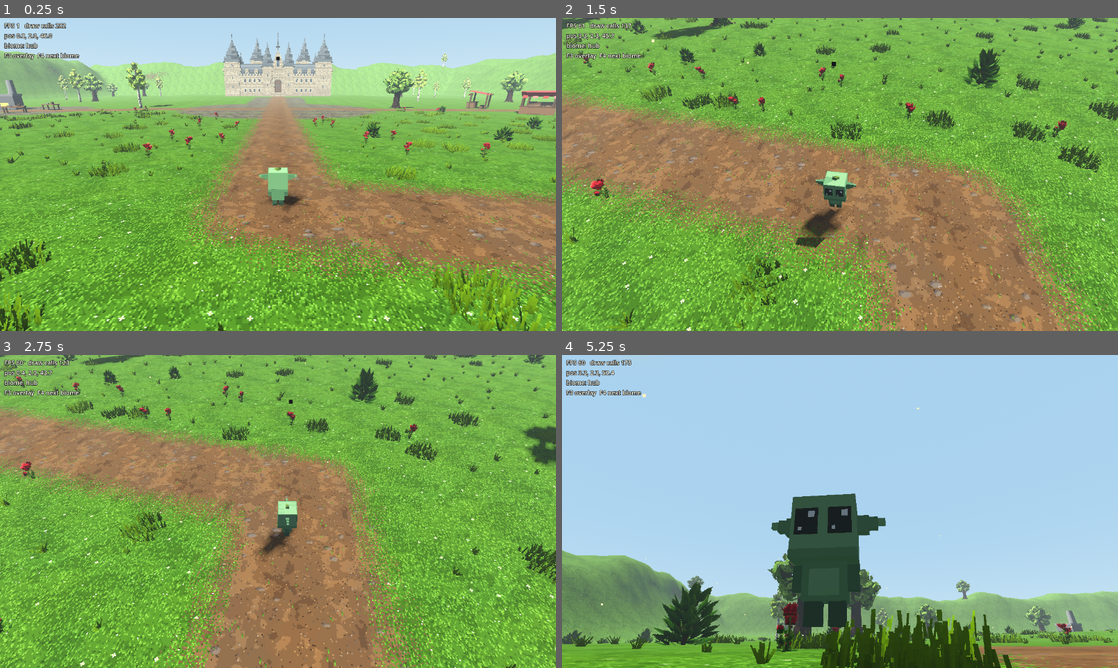
Above: before the commit, frames 1-4 (two rows, left to right).
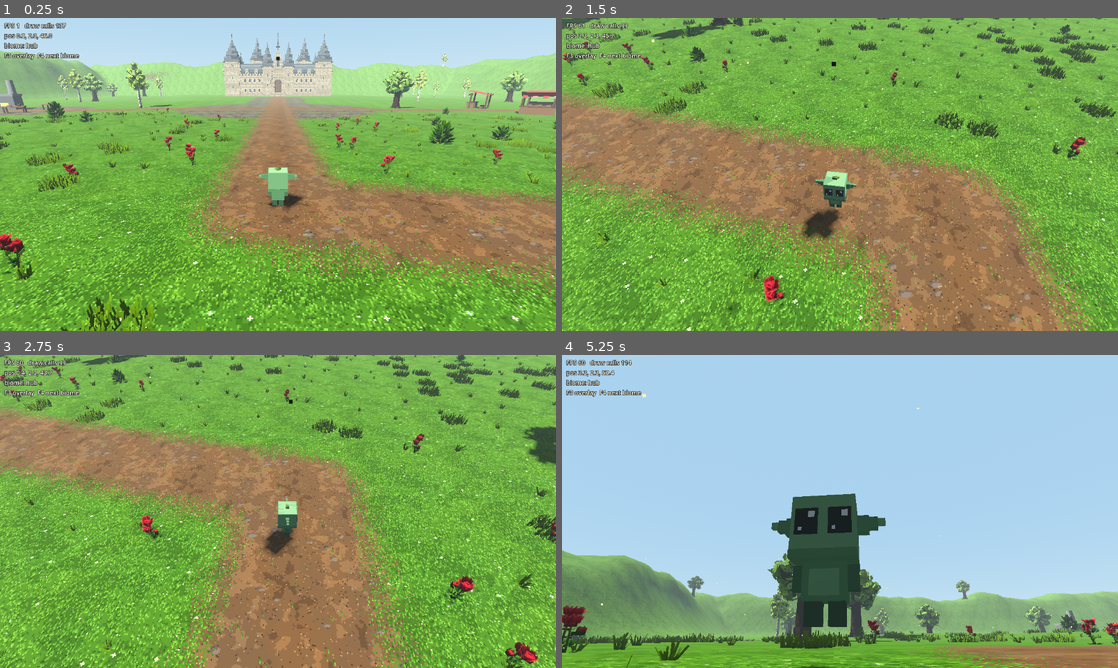
Above: after the commit, the same moments.

Repository: joobajooba/club-impz
Game: Godot game, scene res://scenes/main.tscn
Two runs of this game, one before a commit and one after it. Both use one fixed random seed, a clock stepped at 60 frames per second and the inputs below.
Inputs (mouse positions are in pixels of both pictures, inside the frame that each line leads up to):
- Up to frame 1 (0.25 s): no input
- Up to frame 2 (1.5 s): move the mouse to (962, 158) at 0.52 s; hold D (move_right) 0.53-1.28 s; hold Right mouse button (camera_orbit) 0.53-1.28 s; tap Space (jump) at 0.77 s; move the mouse to (728, 190) at 1.27 s; hold S (move_back) from 1.28 s (still down); tap Mouse wheel up (camera_zoom_in) at 1.35 s
- Up to frame 3 (2.75 s): tap Space (jump) at 1.52 s; move the mouse to (333, 442) at 2.02 s; release S (move_back) at 2.03 s; hold D (move_right) from 2.03 s (still down); hold Mouse wheel down (camera_zoom_out) from 2.03 s (still down)
- Up to frame 4 (5.25 s): move the mouse to (812, 574) at 2.77 s; release D (move_right) at 2.78 s; release Mouse wheel down (camera_zoom_out) at 2.78 s; hold W (move_forward) 2.78-3.53 s; tap Shift (sprint) at 2.85 s; tap Space (jump) at 3.02, 3.77, 4.52 s; move the mouse to (1006, 558) at 3.52 s; hold Right mouse button (camera_orbit) 3.53-4.28 s; hold A (move_left) 3.53-5.03 s; move the mouse to (673, 464) at 4.27 s; tap Mouse wheel up (camera_zoom_in) at 4.35 s; move the mouse to (867, 511) at 5.02 s; hold S (move_back) from 5.03 s (still down); hold Mouse wheel down (camera_zoom_out) from 5.03 s (still down)

The runs differ from the first frame. In frame 1, 7.0% of the frame differs, in the area x 0-100%, y 1-100%; in frame 2, 8.1%; in frame 3, 7.4%; in frame 4, 8.3%.

Commit message:
resource world: five biomes with landmarks, ore placeholders, scatter and environment presets
Co-Authored-By: Claude Opus 5.5 <noreply@anthropic.com>

Diff:
--- a/godot-game/data/biomes.json
+++ b/godot-game/data/biomes.json
@@ -260,6 +260,6 @@
     "scattered": 6.0,
     "rare": 22.0
   },
-  "foliage_view_distance": 52.0,
-  "tree_view_distance": 240.0
+  "foliage_view_distance": 46.0,
+  "tree_view_distance": 180.0
 }
--- /dev/null
+++ b/godot-game/scenes/resource/ores/coal_vein_placeholder.tscn
@@ -0,0 +1,7 @@
+[gd_scene load_steps=2 format=3]
+
+[ext_resource type="Script" path="res://scripts/world/ore_vein_placeholder.gd" id="1"]
+
+[node name="coal_vein_placeholder" type="Node3D"]
+script = ExtResource("1")
+ore = "coal"
--- /dev/null
+++ b/godot-game/scenes/resource/ores/copper_vein_placeholder.tscn
@@ -0,0 +1,7 @@
+[gd_scene load_steps=2 format=3]
+
+[ext_resource type="Script" path="res://scripts/world/ore_vein_placeholder.gd" id="1"]
+
+[node name="copper_vein_placeholder" type="Node3D"]
+script = ExtResource("1")
+ore = "copper"
--- /dev/null
+++ b/godot-game/scenes/resource/ores/dreadstone_vein_placeholder.tscn
@@ -0,0 +1,7 @@
+[gd_scene load_steps=2 format=3]
+
+[ext_resource type="Script" path="res://scripts/world/ore_vein_placeholder.gd" id="1"]
+
+[node name="dreadstone_vein_placeholder" type="Node3D"]
+script = ExtResource("1")
+ore = "dreadstone"
--- /dev/null
+++ b/godot-game/scenes/resource/ores/gold_vein_placeholder.tscn
@@ -0,0 +1,7 @@
+[gd_scene load_steps=2 format=3]
+
+[ext_resource type="Script" path="res://scripts/world/ore_vein_placeholder.gd" id="1"]
+
+[node name="gold_vein_placeholder" type="Node3D"]
+script = ExtResource("1")
+ore = "gold"
--- /dev/null
+++ b/godot-game/scenes/resource/ores/iron_vein_placeholder.tscn
@@ -0,0 +1,7 @@
+[gd_scene load_steps=2 format=3]
+
+[ext_resource type="Script" path="res://scripts/world/ore_vein_placeholder.gd" id="1"]
+
+[node name="iron_vein_placeholder" type="Node3D"]
+script = ExtResource("1")
+ore = "iron"
--- /dev/null
+++ b/godot-game/scenes/resource/ores/obsidian_vein_placeholder.tscn
@@ -0,0 +1,7 @@
+[gd_scene load_steps=2 format=3]
+
+[ext_resource type="Script" path="res://scripts/world/ore_vein_placeholder.gd" id="1"]
+
+[node name="obsidian_vein_placeholder" type="Node3D"]
+script = ExtResource("1")
+ore = "obsidian"
--- /dev/null
+++ b/godot-game/scenes/resource/ores/tin_vein_placeholder.tscn
@@ -0,0 +1,7 @@
+[gd_scene load_steps=2 format=3]
+
+[ext_resource type="Script" path="res://scripts/world/ore_vein_placeholder.gd" id="1"]
+
+[node name="tin_vein_placeholder" type="Node3D"]
+script = ExtResource("1")
+ore = "tin"
--- /dev/null
+++ b/godot-game/scenes/resource/ores/titanite_vein_placeholder.tscn
@@ -0,0 +1,7 @@
+[gd_scene load_steps=2 format=3]
+
+[ext_resource type="Script" path="res://scripts/world/ore_vein_placeholder.gd" id="1"]
+
+[node name="titanite_vein_placeholder" type="Node3D"]
+script = ExtResource("1")
+ore = "titanite"
--- a/godot-game/scenes/resource/resource_world.tscn
+++ b/godot-game/scenes/resource/resource_world.tscn
@@ -1,6 +1,10 @@
-[gd_scene load_steps=2 format=3]
+[gd_scene load_steps=3 format=3]
 
 [ext_resource type="Script" path="res://scripts/world/game_world.gd" id="1"]
+[ext_resource type="Script" path="res://scripts/world/resource_landmarks.gd" id="2"]
 
 [node name="resource_world" type="Node3D"]
 script = ExtResource("1")
+
+[node name="landmarks" type="Node3D" parent="."]
+script = ExtResource("2")
--- a/godot-game/scripts/environment/biome_environment.gd
+++ b/godot-game/scripts/environment/biome_environment.gd
@@ -44,7 +44,7 @@
 	sun.name = "sun"
 	sun.shadow_enabled = true
 	sun.directional_shadow_max_distance = 70.0
-	sun.directional_shadow_mode = DirectionalLight3D.SHADOW_PARALLEL_2_SPLITS
+	sun.directional_shadow_mode = DirectionalLight3D.SHADOW_ORTHOGONAL  # one shadow pass for the web build
 	add_child(sun)
 	for b in biome_data["biomes"]:
 		var e := _make_emitter(b, biome_data["biomes"][b].get("particles", ""))
--- a/godot-game/scripts/main.gd
+++ b/godot-game/scripts/main.gd
@@ -40,6 +40,8 @@
 	fade_rect.color.a = 0.0
 	if args.has("shot"):
 		_take_screenshot(args["shot"], float(args.get("shot_delay", "6")))
+	if args.has("perf"):
+		_perf_probe(float(args["perf"]))
 
 
 func change_world(world_name: String, spawn_name: String) -> void:
@@ -93,3 +95,27 @@
 	img.save_png(abs_path)
 	print("screenshot saved: ", abs_path)
 	get_tree().quit()
+
+
+func _perf_probe(seconds: float) -> void:
+	## Prints average FPS and draw calls after the world has settled, then quits (used for the performance pass).
+	await get_tree().create_timer(6.0).timeout
+	var frames := 0
+	var draws := 0
+	var t0 := Time.get_ticks_msec()
+	while Time.get_ticks_msec() - t0 < seconds * 1000.0:
+		await get_tree().process_frame
+		frames += 1
+		draws += RenderingServer.get_rendering_info(RenderingServer.RENDERING_INFO_TOTAL_DRAW_CALLS_IN_FRAME)
+	var secs := (Time.get_ticks_msec() - t0) / 1000.0
+	print("PERF %s %s: %.1f fps, %d draw calls, %d objects" % [current_world_name, args.get("biome", "-"), frames / secs, draws / max(frames, 1),
+		RenderingServer.get_rendering_info(RenderingServer.RENDERING_INFO_TOTAL_OBJECTS_IN_FRAME)])
+	if current_world.get("scatter"):
+		var sc = current_world.scatter
+		var fm := 0
+		var tm := 0
+		for c in sc.foliage_cells.values(): fm += c.get_child_count()
+		for c in sc.tree_cells.values(): tm += c.get_child_count()
+		print("PERF   foliage cells %d (%d multimeshes), tree cells %d (%d multimeshes), terrain chunks %d" % [
+			sc.foliage_cells.size(), fm, sc.tree_cells.size(), tm, current_world.terrain.chunks.size()])
+	get_tree().quit()
--- a/godot-game/scripts/terrain/terrain_world.gd
+++ b/godot-game/scripts/terrain/terrain_world.gd
@@ -150,7 +150,7 @@
 	mi.name = "chunk_%d_%d" % [c.x, c.y]
 	mi.mesh = mesh
 	mi.material_override = material
-	mi.cast_shadow = GeometryInstance3D.SHADOW_CASTING_SETTING_ON
+	mi.cast_shadow = GeometryInstance3D.SHADOW_CASTING_SETTING_OFF  # terrain only receives shadows (fewer draw calls)
 	add_child(mi)
 	chunks[c] = mi
 	chunk_built.emit(c)
--- /dev/null
+++ b/godot-game/scripts/world/mesh_merge.gd
@@ -0,0 +1,67 @@
+class_name MeshMerge
+extends RefCounted
+## Merges a placeholder's many box / cylinder MeshInstance3D children into one mesh with vertex colours
+## (plus one for emissive parts), so each placeholder costs one or two draw calls instead of dozens.
+
+
+static func merge_children(root: Node3D, visibility_end := 0.0) -> void:
+	var plain := SurfaceTool.new()
+	var glow := SurfaceTool.new()
+	plain.begin(Mesh.PRIMITIVE_TRIANGLES)
+	glow.begin(Mesh.PRIMITIVE_TRIANGLES)
+	var has := [false, false]
+	var glow_col := Color.WHITE
+	var to_free: Array[Node] = []
+	for mi in root.find_children("*", "MeshInstance3D", true, false):
+		var m := mi as MeshInstance3D
+		if not m.visible or not (m.mesh is PrimitiveMesh):
+			if not m.visible:
+				to_free.append(m)
+			continue
+		var mat := (m.mesh as PrimitiveMesh).material as StandardMaterial3D
+		var col := mat.albedo_color if mat else Color.WHITE
+		var emissive := mat != null and mat.emission_enabled
+		var xf := _local_xf(root, m)
+		if emissive:
+			glow_col = col
+		var arrays: Array = m.mesh.get_mesh_arrays()
+		var st := glow if emissive else plain
+		has[1 if emissive else 0] = true
+		var verts: PackedVector3Array = arrays[Mesh.ARRAY_VERTEX]
+		var norms: PackedVector3Array = arrays[Mesh.ARRAY_NORMAL]
+		var idx: PackedInt32Array = arrays[Mesh.ARRAY_INDEX]
+		var basis := xf.basis.inverse().transposed()
+		for i in idx:
+			st.set_color(col)
+			st.set_normal((basis * norms[i]).normalized())
+			st.add_vertex(xf * verts[i])
+		to_free.append(m)
+	for k in 2:
+		if not has[k]:
+			continue
+		var mat := StandardMaterial3D.new()
+		mat.vertex_color_use_as_albedo = true
+		mat.roughness = 0.95
+		if k == 1:
+			mat.emission_enabled = true
+			mat.emission_energy_multiplier = 2.0
+			mat.emission = glow_col
+		var st := plain if k == 0 else glow
+		st.set_material(mat)
+		var out := MeshInstance3D.new()
+		out.name = "merged_glow" if k == 1 else "merged"
+		out.mesh = st.commit()
+		if visibility_end > 0.0:
+			out.visibility_range_end = visibility_end
+		root.add_child(out)
+	for n in to_free:
+		n.queue_free()
+
+
+static func _local_xf(root: Node3D, n: Node3D) -> Transform3D:
+	var xf := n.transform
+	var p := n.get_parent()
+	while p != null and p != root:
+		xf = (p as Node3D).transform * xf
+		p = p.get_parent()
+	return xf
--- /dev/null
+++ b/godot-game/scripts/world/ore_vein_placeholder.gd
@@ -0,0 +1,57 @@
+extends Node3D
+## Ore node placeholder (no ore models yet): a lumpy grey rock of a few boxes with chunky crystals in the ore
+## colour from blockbench_detailed_prompts.md section 3.2. Replace with <ore>_vein.glb when it exists.
+
+@export_enum("coal", "tin", "copper", "iron", "gold", "obsidian", "titanite", "dreadstone") var ore := "coal"
+
+const RAMPS := {
+	"coal": ["#1a1a22", "#4a4e5c"], "tin": ["#5c6268", "#d6dbe0"], "copper": ["#5a2410", "#f28c52"],
+	"iron": ["#3e1c14", "#c47a5a"], "gold": ["#6b4100", "#ffe27a"], "obsidian": ["#0d0814", "#6a4c9c"],
+	"titanite": ["#1e3248", "#a8d4f0"], "dreadstone": ["#1c0608", "#b0242c"],
+}
+const STONE := [Color("#5e626c"), Color("#6e727c"), Color("#7e828c")]
+
+
+func _ready() -> void:
+	var rng := RandomNumberGenerator.new()
+	rng.seed = hash(ore) + int(global_position.x * 13.0 + global_position.z * 7.0)
+	var body := StaticBody3D.new()
+	body.collision_layer = 4
+	add_child(body)
+	var cs := CollisionShape3D.new()
+	var sh := BoxShape3D.new()
+	sh.size = Vector3(1.6, 1.0, 1.4)
+	cs.shape = sh
+	cs.position = Vector3(0, 0.5, 0)
+	body.add_child(cs)
+	for i in 6:  # lumpy stone core
+		var s := Vector3(rng.randf_range(0.5, 0.9), rng.randf_range(0.35, 0.8), rng.randf_range(0.5, 0.9))
+		_part(s, Vector3(rng.randf_range(-0.5, 0.5), 0.0 if i < 4 else 0.4, rng.randf_range(-0.45, 0.45)), STONE[i % 3], Vector3(0, rng.randf() * PI, 0))
+	var dark := Color(RAMPS[ore][0])
+	var light := Color(RAMPS[ore][1])
+	var glow := 0.6 if ore in ["gold", "titanite", "dreadstone"] else 0.0
+	for i in 5:  # crystals at angles, biggest on top
+		var big := i == 0
+		var s := Vector3(0.28, 0.6, 0.28) * (1.5 if big else rng.randf_range(0.8, 1.15))
+		var col := dark.lerp(light, 0.55 + 0.35 * rng.randf())
+		_part(s, Vector3(rng.randf_range(-0.45, 0.45), 0.6 if big else rng.randf_range(0.2, 0.55), rng.randf_range(-0.4, 0.4)), col,
+			Vector3(rng.randf_range(-0.6, 0.6), rng.randf() * PI, rng.randf_range(-0.6, 0.6)), glow)
+	MeshMerge.merge_children(self, 120.0)  # one draw call per node, hidden past 120 m
+
+
+func _part(size: Vector3, pos: Vector3, col: Color, rot: Vector3, emissive := 0.0) -> void:
+	var mi := MeshInstance3D.new()
+	var m := BoxMesh.new()
+	m.size = size
+	var mat := StandardMaterial3D.new()
+	mat.albedo_color = col
+	mat.roughness = 0.6 if emissive > 0.0 else 0.95
+	if emissive > 0.0:
+		mat.emission_enabled = true
+		mat.emission = col
+		mat.emission_energy_multiplier = emissive
+	m.material = mat
+	mi.mesh = m
+	mi.position = pos + Vector3(0, size.y * 0.4, 0)
+	mi.rotation = rot
+	add_child(mi)
--- a/godot-game/scripts/world/prop_placeholder.gd
+++ b/godot-game/scripts/world/prop_placeholder.gd
@@ -23,6 +23,7 @@
 	body.collision_layer = 4
 	add_child(body)
 	call("_build_" + kind)
+	MeshMerge.merge_children(self)  # one or two draw calls per placeholder
 
 
 func box(size: Vector3, pos: Vector3, col: Color, collide := true, rot_y := 0.0, emissive := 0.0) -> MeshInstance3D:
--- /dev/null
+++ b/godot-game/scripts/world/resource_landmarks.gd
@@ -0,0 +1,157 @@
+extends Node3D
+## Resource world landmarks (game_worlds.md section 4.8 Landmarks rows), ore node placeholders (section 4.4,
+## placed where section 4.8 says) and the portal back to the hub. Everything is placed from the baked layout and a
+## fixed seed, so it is the same every load.
+
+const ORES := {  # biome -> ores (game_worlds.md section 4.4)
+	"forest": ["coal", "tin", "copper"],
+	"mountain": ["coal", "tin", "copper", "iron"],
+	"frost": ["coal", "iron", "gold"],
+	"plains": ["coal", "titanite"],
+	"swamp": ["coal", "iron", "gold"],
+}
+const PER_ORE := 4
+
+var world: GameWorld
+var data: WorldData
+
+
+func populate(w: GameWorld) -> void:
+	world = w
+	data = w.data()
+	var lm: Dictionary = data.layout["landmarks"]
+	# portal back to the hub, just behind the arrival point in the portal clearing
+	var pc: Array = lm["portal_clearing"]
+	var portal := _place("res://scenes/shared/portal.tscn", pc[0] - 10.0, pc[1], PI / 2.0)
+	portal.name = "portal_to_hub"
+	portal.set("target_world", "hub")
+	portal.set("target_spawn", "spawn_point")
+	# landmarks (placeholders; each one is a scene so a real model can replace it)
+	_landmark("stone_ruin", lm, 0.4)
+	_landmark("standing_stones", lm, 0.0)
+	_landmark("frozen_waterfall", lm, 0.0, -2.0)
+	_landmark("ice_spire", lm, 0.3)
+	_landmark("stone_arch", lm, 0.2)
+	_landmark("pillar_ring", lm, 0.0)
+	_landmark("hollow_tree", lm, 0.6)
+	_landmark("dreadstone_pit", lm, 0.0)
+	_landmark("sunken_ruins", lm, 0.3, -0.6)
+	var ob: Array = lm["obsidian_cave"]
+	_place("res://scenes/resource/obsidian_vent_placeholder.tscn", ob[0], ob[1], 0.5).name = "obsidian_cave"
+	var pk: Array = lm["highest_peak"]
+	_place("res://scenes/resource/giant_stone_peak_cairn_placeholder.tscn", pk[0], pk[1], 0.0).name = "highest_peak_cairn"
+	_log_bridge()
+	_giant_titanwood(lm["giant_titanwood"])
+	_place_ores()
+
+
+func _landmark(key: String, lm: Dictionary, yaw: float, sink := 0.0) -> void:
+	var p: Array = lm[key]
+	var n := _place("res://scenes/resource/%s_placeholder.tscn" % key, p[0], p[1], yaw, sink)
+	n.name = key
+
+
+func _place(path: String, x: float, z: float, yaw: float, sink := 0.0) -> Node3D:
+	var n := (load(path) as PackedScene).instantiate() as Node3D
+	add_child(n)
+	n.global_position = Vector3(x, data.height(x, z) + sink - 0.15, z)
+	n.rotation.y = yaw
+	return n
+
+
+func _log_bridge() -> void:
+	## Fallen log bridge where the path to the worldbark grove crosses the river (forest reference image).
+	for b in data.layout["branches"]:
+		if b["to"] != "worldbark_grove":
+			continue
+		var pts: Array = b["points"]
+		for i in pts.size() - 1:
+			var a := Vector2(pts[i][0], pts[i][1])
+			if data.mask_at(a.x, a.y).g > 0.8:
+				var nxt := Vector2(pts[i + 1][0], pts[i + 1][1])
+				var bridge := _place("res://scenes/resource/log_bridge_placeholder.tscn", a.x, a.y, 0.0)
+				bridge.global_position.y = 3.6
+				bridge.look_at(Vector3(nxt.x, 3.6, nxt.y), Vector3.UP)
+				bridge.name = "log_bridge"
+				return
+
+
+func _giant_titanwood(p: Array) -> void:
+	## The biggest titanwood tree (plains landmark): a large pine placeholder with the titanwood recolour.
+	var rule := {"id": "giant_titanwood_placeholder", "biomes": ["plains"], "kind": "tree", "trunk_tint": "#8a929c",
+		"recolor": ["#0e2e2e", "#3a8a80"], "view": 900}
+	var mi := MeshInstance3D.new()
+	mi.name = "giant_titanwood"
+	mi.mesh = world.scatter._prepared_mesh(rule, "pine")
+	add_child(mi)
+	var x: float = p[0]
+	var z: float = p[1]
+	mi.global_position = Vector3(x, data.height(x, z) - 0.3, z)
+	mi.scale = Vector3.ONE * 5.0
+
+
+func _place_ores() -> void:
+	var root := Node3D.new()
+	root.name = "ore_nodes"
+	add_child(root)
+	var rng := RandomNumberGenerator.new()
+	rng.seed = 777
+	var placed: Array[Vector2] = []
+	var names := ["forest", "mountain", "frost", "plains", "swamp"]
+	for bi in names.size():
+		var biome: String = names[bi]
+		for ore in ORES[biome]:
+			var count := 0
+			var tries := 0
+			while count < PER_ORE and tries < 6000:
+				tries += 1
+				var x := rng.randf_range(bi * 256.0 + 12.0, bi * 256.0 + 244.0)
+				var z := rng.randf_range(-200.0, 200.0)
+				if _ore_spot_ok(biome, x, z, tries > 4000, placed):
+					_ore(root, ore, x, z, rng)
+					placed.append(Vector2(x, z))
+					count += 1
+	# special nodes: obsidian round the volcanic cave, dreadstone in the most toxic swamp
+	var lm: Dictionary = data.layout["landmarks"]
+	for spec in [["obsidian", lm["obsidian_cave"], 14.0, 5], ["dreadstone", lm["dreadstone_pit"], 9.0, 5]]:
+		var n: int = spec[3]
+		var r: float = spec[2]
+		var c: Array = spec[1]
+		for i in n:
+			var a := i * TAU / n + 0.4
+			_ore(root, spec[0], c[0] + cos(a) * r, c[1] + sin(a) * r, rng)
+
+
+func _ore_spot_ok(biome: String, x: float, z: float, relaxed: bool, placed: Array[Vector2]) -> bool:
+	if data.biome_name(x, z) != biome or not data.in_bounds(x, z, 50.0):
+		return false
+	var m := data.mask_at(x, z)
+	if m.r > 0.1:
+		return false
+	for p in placed:
+		if p.distance_to(Vector2(x, z)) < 10.0:
+			return false
+	var h := data.height(x, z)
+	if h < data.water_level(x, z) + 0.2:
+		return false
+	var slope := 1.0 - data.normal(x, z).y
+	if slope > 0.55:
+		return false
+	if relaxed:
+		return true
+	match biome:
+		"forest": return slope > 0.12 or m.g > 0.3          # rock outcrops and riverbanks
+		"mountain": return slope > 0.25                       # cliff faces
+		"frost": return z < -130.0 and slope > 0.15           # ice cliffs
+		"plains": return h > 18.0 or slope > 0.22             # mesas
+		"swamp": return h > data.water_level(x, z) + 0.1 and h < data.water_level(x, z) + 0.9  # muddy banks
+	return true
+
+
+func _ore(root: Node3D, ore: String, x: float, z: float, rng: RandomNumberGenerator) -> void:
+	var n := (load("res://scenes/resource/ores/%s_vein_placeholder.tscn" % ore) as PackedScene).instantiate() as Node3D
+	n.name = "%s_vein_%d" % [ore, root.get_child_count() + 1]
+	root.add_child(n)
+	n.global_position = Vector3(x, data.height(x, z) - 0.15, z)
+	n.rotation.y = rng.randf() * TAU
+	n.scale = Vector3.ONE * rng.randf_range(1.0, 1.35)
--- a/godot-game/scripts/world/scatter.gd
+++ b/godot-game/scripts/world/scatter.gd
@@ -8,7 +8,7 @@
 ## - Same seed per cell and rule, so the world looks the same every load.
 ## - Every plant and tree uses shaders/foliage_wind.gdshader (wind on the leaf cards, still trunks).
 
-const FOLIAGE_CELL := 48.0
+const FOLIAGE_CELL := 64.0
 const TREE_CELL := 128.0
 
 var world: Node
@@ -66,6 +66,11 @@
 	_update_cells(p, TREE_CELL, tree_view + TREE_CELL * 0.5, tree_cells, true)
 	# trunk colliders round the player
 	var pc := Vector2i(floori(p.x / TREE_CELL), floori(p.z / TREE_CELL))
+	# only the tree cells next to the player cast shadows (fewer draw calls in the shadow pass)
+	for c in tree_cells:
+		var near := absi(c.x - pc.x) <= 1 and absi(c.y - pc.y) <= 1
+		for mmi in tree_cells[c].get_children():
+			(mmi as GeometryInstance3D).cast_shadow = GeometryInstance3D.SHADOW_CASTING_SETTING_ON if near else GeometryInstance3D.SHADOW_CASTING_SETTING_OFF
 	for c in collider_cells.keys():
 		if absi(c.x - pc.x) > 1 or absi(c.y - pc.y) > 1:
 			collider_cells[c].queue_free()
Not shown, added: godot-game/scripts/world/mesh_merge.gd.uid
Not shown, added: godot-game/scripts/world/ore_vein_placeholder.gd.uid
Not shown, added: godot-game/scripts/world/resource_landmarks.gd.uid
